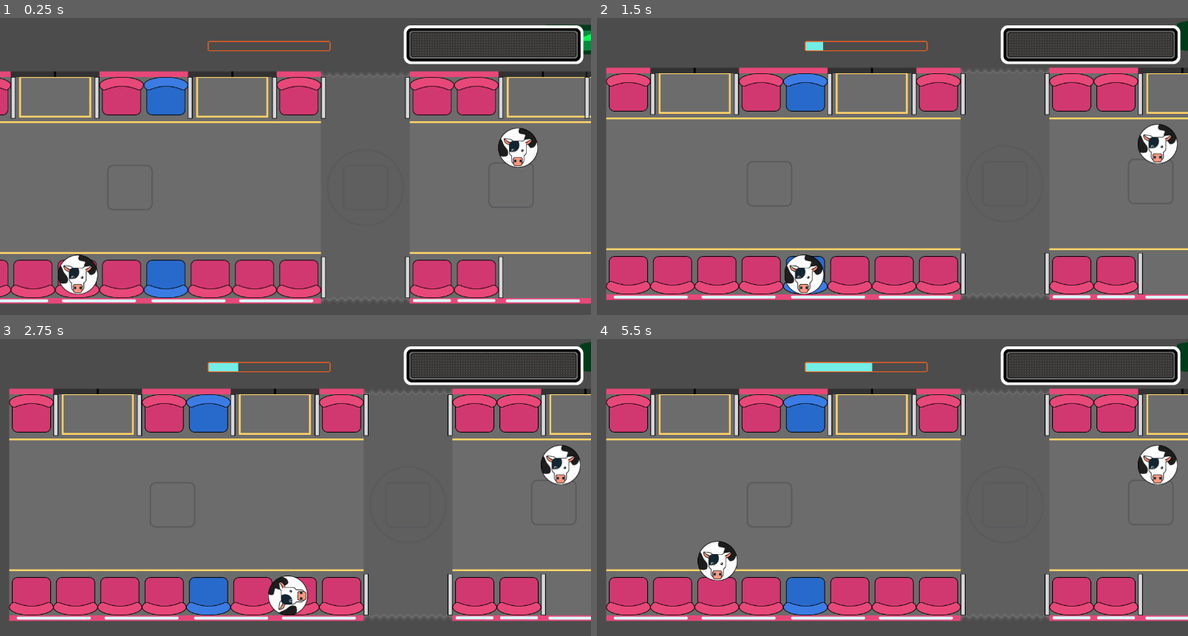
Above: before the commit, frames 1-4 (two rows, left to right).
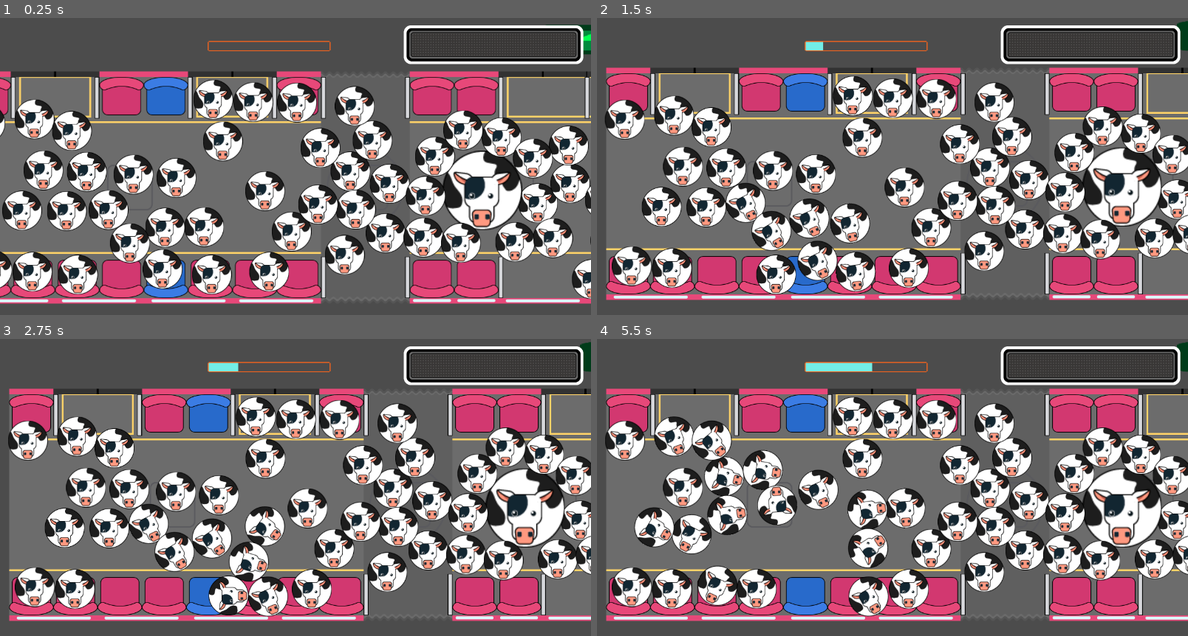
Above: after the commit, the same moments.

Repository: mapedorr/AquiMeBajoYo
Game: Godot game, scene res://scenarios/Transmi.tscn
Two runs of this game, one before a commit and one after it. Both use one fixed random seed, a clock stepped at 60 frames per second and the inputs below. The engine's default icon, where the game draws it, is replaced by a stand-in: a white triangle on a blue panel in a dark square.
Inputs:
- Up to frame 1 (0.25 s): no input
- Up to frame 2 (1.5 s): hold Right (ui_right) 0.53-1.28 s; hold Down (ui_down) from 1.28 s (still down)
- Up to frame 3 (2.75 s): release Down (ui_down) at 2.03 s; hold Right (ui_right) from 2.03 s (still down)
- Up to frame 4 (5.5 s): release Right (ui_right) at 2.78 s; hold Up (ui_up) 2.78-3.53 s; hold Left (ui_left) 3.53-5.03 s; hold Down (ui_down) from 5.03 s (still down)

The runs differ from the first frame. In frame 1, 33% of the frame differs, in the area x 0-100%, y 20-95%; in frame 2, 33%; in frame 3, 32%; in frame 4, 33%.

Commit message:
improve collision mechanics

Diff:
--- a/scenarios/Animals/Animal.gd
+++ b/scenarios/Animals/Animal.gd
@@ -2,7 +2,7 @@
 
 var velocity = Vector2(0, 0)
 export (float) var friction_ration = 0.9
-export (float) var max_speed = 100
+export (float) var max_speed = 500
 export (float) var slide_ratio = 0.8
 export (float) var transference_ratio = 0.8
 
@@ -26,8 +26,8 @@
 		collision_info.collider.add_force(-collision_info.normal*velocity.length()*transference_ratio)
 		add_force((velocity.normalized()+collision_info.normal)*velocity.length()*slide_ratio)
 
-	if velocity.length()>0:
-		rotation = velocity.angle()-PI/2
+	if velocity.length()>5:
+		rotation += (velocity.angle()-PI/2)*0.01
 
 func _process(delta):
 	$CowSounds/IdleMoo.transform = transform
--- a/scenarios/Animals/Player.gd
+++ b/scenarios/Animals/Player.gd
@@ -1,9 +1,12 @@
 extends KinematicBody2D
 
-export (int) var run_speed = 100
+export (int) var base_speed = 100
 
 var velocity = Vector2()
 var acceleration = 10
+var run_speed = base_speed
+
+var increased = 0
 
 
 func _ready():
@@ -12,6 +15,18 @@
 func get_input():
 	var local_speed = Vector2()
 
+	if Input.is_action_just_pressed('ui_right') or Input.is_action_just_pressed('ui_left') or Input.is_action_just_pressed('ui_up') or Input.is_action_just_pressed('ui_down'):
+		increased += 50
+		$CollisionShape.shape.radius -= 1.3
+		if $CollisionShape.shape.radius < 10:
+			$CollisionShape.shape.radius = 10
+	else:
+		increased = increased*0.9
+		$CollisionShape.shape.radius += 0.2
+		if increased <= 0:
+			increased = 0
+		if $CollisionShape.shape.radius >= 43:
+			$CollisionShape.shape.radius = 43
 
 	if Input.is_action_pressed('ui_right'):
 		local_speed.x += 1
@@ -25,9 +40,7 @@
 	if local_speed.length() == 0:
 		velocity = Vector2()
 	else:
-		#velocity = local_speed*run
-		#if velocity.length()>run_speed:
-		velocity = local_speed.normalized() * run_speed
+		velocity = local_speed.normalized() * base_speed
 
 		$Sprite.rotation = velocity.angle()-PI/2
 
@@ -38,5 +51,5 @@
 	var collision_info = move_and_collide(velocity * delta)
 	if collision_info and collision_info.collider.is_in_group('Animals'):
 
-		collision_info.collider.add_force(-collision_info.normal*run_speed)
+		collision_info.collider.add_force(-collision_info.normal*(run_speed+increased))
 		velocity += (velocity.normalized()+collision_info.normal)*run_speed*0.1
--- a/scenarios/Animals/Player.tscn
+++ b/scenarios/Animals/Player.tscn
@@ -8,13 +8,12 @@
 
 [node name="Player" type="KinematicBody2D"]
 script = ExtResource( 1 )
-run_speed = 200
+
+[node name="Sprite" type="Sprite" parent="."]
+texture = ExtResource( 2 )
 
 [node name="CollisionShape" type="CollisionShape2D" parent="."]
 shape = SubResource( 1 )
-
-[node name="Sprite" type="Sprite" parent="."]
-texture = ExtResource( 2 )
 
 [node name="Camera2D" type="Camera2D" parent="."]
 current = true
--- a/scenarios/Buses/BaseBus.tscn
+++ b/scenarios/Buses/BaseBus.tscn
@@ -153,9 +153,209 @@
 [node name="Animal" parent="Animals" instance=ExtResource( 7 )]
 position = Vector2( 1385.57, 397.375 )
 
+[node name="Animal28" parent="Animals" instance=ExtResource( 7 )]
+position = Vector2( -52.9998, 339 )
+
+[node name="Animal61" parent="Animals" instance=ExtResource( 7 )]
+position = Vector2( 14.5002, 196.5 )
+
+[node name="Animal63" parent="Animals" instance=ExtResource( 7 )]
+position = Vector2( 14.5002, 196.5 )
+
+[node name="Animal36" parent="Animals" instance=ExtResource( 7 )]
+position = Vector2( 892, 382.5 )
+
+[node name="Animal43" parent="Animals" instance=ExtResource( 7 )]
+position = Vector2( 1319.5, 337.5 )
+
+[node name="Animal49" parent="Animals" instance=ExtResource( 7 )]
+position = Vector2( 1372, 189 )
+
+[node name="Animal55" parent="Animals" instance=ExtResource( 7 )]
+position = Vector2( 626.5, 363 )
+
+[node name="Animal5" parent="Animals" instance=ExtResource( 7 )]
+position = Vector2( 326.5, 367.5 )
+
+[node name="Animal29" parent="Animals" instance=ExtResource( 7 )]
+position = Vector2( -153.5, 322.5 )
+
+[node name="Animal39" parent="Animals" instance=ExtResource( 7 )]
+position = Vector2( 791.5, 366 )
+scale = Vector2( 2, 2 )
+friction_ration = 0.1
+max_speed = 50.0
+slide_ratio = 0.1
+transference_ratio = 0.1
+
+[node name="Animal42" parent="Animals" instance=ExtResource( 7 )]
+position = Vector2( 1219, 321 )
+
+[node name="Animal48" parent="Animals" instance=ExtResource( 7 )]
+position = Vector2( 1271.5, 172.5 )
+
+[node name="Animal59" parent="Animals" instance=ExtResource( 7 )]
+position = Vector2( 526, 346.5 )
+
+[node name="Animal6" parent="Animals" instance=ExtResource( 7 )]
+position = Vector2( 235, 259.5 )
+
+[node name="Animal7" parent="Animals" instance=ExtResource( 7 )]
+position = Vector2( 194.5, 445.5 )
+
+[node name="Animal8" parent="Animals" instance=ExtResource( 7 )]
+position = Vector2( 211, 549 )
+
+[node name="Animal9" parent="Animals" instance=ExtResource( 7 )]
+position = Vector2( 335.5, 543 )
+
+[node name="Animal10" parent="Animals" instance=ExtResource( 7 )]
+position = Vector2( 385, 454.5 )
+
+[node name="Animal31" parent="Animals" instance=ExtResource( 7 )]
+position = Vector2( -94.9998, 409.5 )
+
+[node name="Animal35" parent="Animals" instance=ExtResource( 7 )]
+position = Vector2( 850, 453 )
+
+[node name="Animal44" parent="Animals" instance=ExtResource( 7 )]
+position = Vector2( 1277.5, 408 )
+
+[node name="Animal46" parent="Animals" instance=ExtResource( 7 )]
+position = Vector2( 1330, 259.5 )
+
+[node name="Animal58" parent="Animals" instance=ExtResource( 7 )]
+position = Vector2( 584.5, 433.5 )
+
+[node name="Animal11" parent="Animals" instance=ExtResource( 7 )]
+position = Vector2( 452.5, 279 )
+
+[node name="Animal12" parent="Animals" instance=ExtResource( 7 )]
+position = Vector2( 481, 462 )
+
+[node name="Animal30" parent="Animals" instance=ExtResource( 7 )]
+position = Vector2( 1.00024, 417 )
+
+[node name="Animal38" parent="Animals" instance=ExtResource( 7 )]
+position = Vector2( 946, 460.5 )
+
+[node name="Animal41" parent="Animals" instance=ExtResource( 7 )]
+position = Vector2( 1373.5, 415.5 )
+
+[node name="Animal50" parent="Animals" instance=ExtResource( 7 )]
+position = Vector2( 1426, 267 )
+
+[node name="Animal54" parent="Animals" instance=ExtResource( 7 )]
+position = Vector2( 680.5, 441 )
+
+[node name="Animal20" parent="Animals" instance=ExtResource( 7 )]
+position = Vector2( 1034, 560.5 )
+
+[node name="Animal13" parent="Animals" instance=ExtResource( 7 )]
+position = Vector2( 521.5, 376.5 )
+
+[node name="Animal32" parent="Animals" instance=ExtResource( 7 )]
+position = Vector2( 41.5002, 331.5 )
+
+[node name="Animal60" parent="Animals" instance=ExtResource( 7 )]
+position = Vector2( 109, 189 )
+
+[node name="Animal62" parent="Animals" instance=ExtResource( 7 )]
+position = Vector2( 109, 189 )
+
+[node name="Animal34" parent="Animals" instance=ExtResource( 7 )]
+position = Vector2( 986.5, 375 )
+
+[node name="Animal40" parent="Animals" instance=ExtResource( 7 )]
+position = Vector2( 1414, 330 )
+
+[node name="Animal51" parent="Animals" instance=ExtResource( 7 )]
+position = Vector2( 1466.5, 181.5 )
+
+[node name="Animal56" parent="Animals" instance=ExtResource( 7 )]
+position = Vector2( 721, 355.5 )
+
+[node name="Animal21" parent="Animals" instance=ExtResource( 7 )]
+position = Vector2( 1074.5, 475 )
+
+[node name="Animal14" parent="Animals" instance=ExtResource( 7 )]
+position = Vector2( 536.5, 285 )
+
+[node name="Animal23" parent="Animals" instance=ExtResource( 7 )]
+position = Vector2( 1089.5, 383.5 )
+
+[node name="Animal15" parent="Animals" instance=ExtResource( 7 )]
+position = Vector2( 523, 189 )
+
+[node name="Animal22" parent="Animals" instance=ExtResource( 7 )]
+position = Vector2( 1076, 287.5 )
+
+[node name="Animal16" parent="Animals" instance=ExtResource( 7 )]
+position = Vector2( 395.5, 175.5 )
+
+[node name="Animal26" parent="Animals" instance=ExtResource( 7 )]
+position = Vector2( 948.5, 274 )
+
+[node name="Animal17" parent="Animals" instance=ExtResource( 7 )]
+position = Vector2( -281, 220.5 )
+
+[node name="Animal64" parent="Animals" instance=ExtResource( 7 )]
+position = Vector2( -264.5, 538.5 )
+
+[node name="Animal65" parent="Animals" instance=ExtResource( 7 )]
+position = Vector2( -177.5, 543 )
+
+[node name="Animal66" parent="Animals" instance=ExtResource( 7 )]
+position = Vector2( 104.5, 537 )
+
+[node name="Animal67" parent="Animals" instance=ExtResource( 7 )]
+position = Vector2( 134.5, 339 )
+
+[node name="Animal68" parent="Animals" instance=ExtResource( 7 )]
+position = Vector2( -176, 211.5 )
+
+[node name="Animal69" parent="Animals" instance=ExtResource( 7 )]
+position = Vector2( -91.9998, 237 )
+
+[node name="Animal24" parent="Animals" instance=ExtResource( 7 )]
+position = Vector2( 696.5, 367 )
+
+[node name="Animal18" parent="Animals" instance=ExtResource( 7 )]
+position = Vector2( 295, 174 )
+
+[node name="Animal25" parent="Animals" instance=ExtResource( 7 )]
+position = Vector2( 848, 272.5 )
+
+[node name="Animal53" parent="Animals" instance=ExtResource( 7 )]
+position = Vector2( 102.5, 446.5 )
+
+[node name="Animal19" parent="Animals" instance=ExtResource( 7 )]
+position = Vector2( 221.5, 169.5 )
+
+[node name="Animal27" parent="Animals" instance=ExtResource( 7 )]
+position = Vector2( 774.5, 268 )
+
+[node name="Animal52" parent="Animals" instance=ExtResource( 7 )]
+position = Vector2( 29.0002, 442 )
+
 [node name="Animal2" parent="Animals" instance=ExtResource( 7 )]
 position = Vector2( 1247.47, 247.355 )
 
+[node name="Animal33" parent="Animals" instance=ExtResource( 7 )]
+position = Vector2( -200, 410 )
+
+[node name="Animal37" parent="Animals" instance=ExtResource( 7 )]
+position = Vector2( 745, 453.5 )
+
+[node name="Animal45" parent="Animals" instance=ExtResource( 7 )]
+position = Vector2( 1172.5, 408.5 )
+
+[node name="Animal47" parent="Animals" instance=ExtResource( 7 )]
+position = Vector2( 1225, 260 )
+
+[node name="Animal57" parent="Animals" instance=ExtResource( 7 )]
+position = Vector2( 479.5, 434 )
+
 [node name="Animal3" parent="Animals" instance=ExtResource( 7 )]
 position = Vector2( 874.419, 273.462 )
 
--- a/scenarios/Transmi.tscn
+++ b/scenarios/Transmi.tscn
@@ -15,7 +15,7 @@
 
 [node name="Player" parent="." instance=ExtResource( 3 )]
 position = Vector2( 640.5, 330 )
-run_speed = 250
+base_speed = 250
 
 [node name="Travel" type="Timer" parent="."]
 wait_time = 0.5
